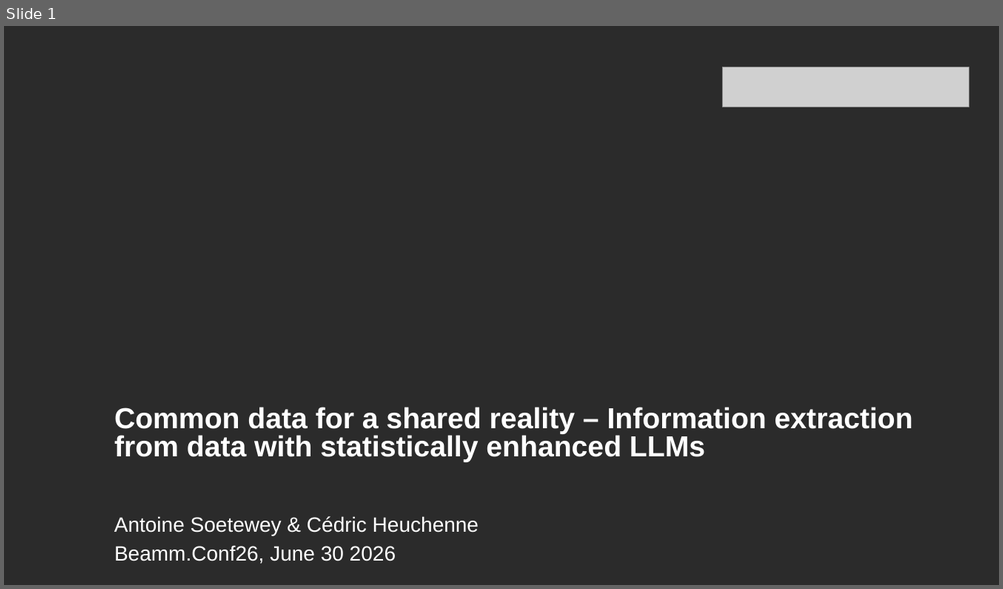
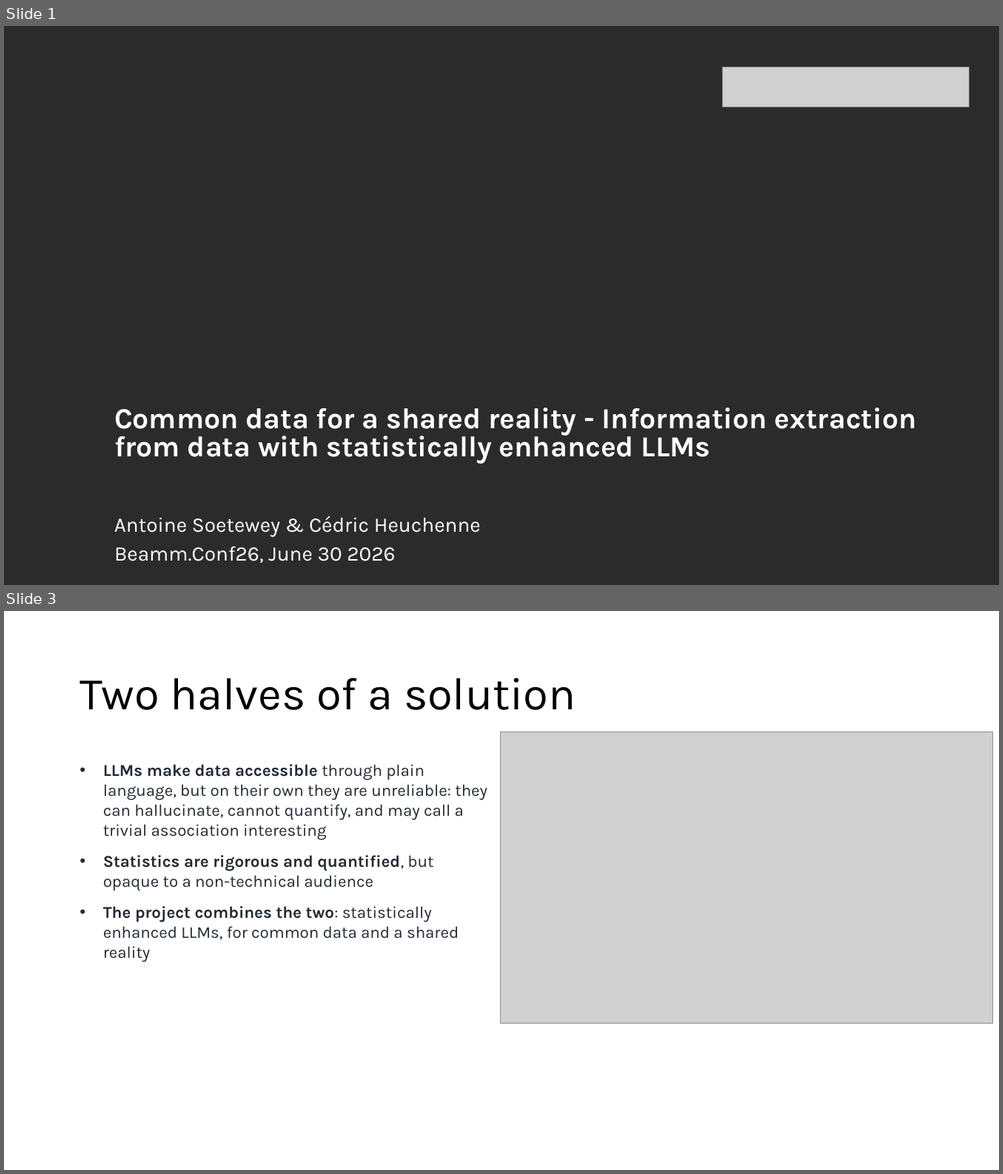
Before and after one commit to AntoineSoetewey/Beamm.Conf26, a slide deck: Slides_AntoineSoetewey_Beamm.Conf26.pptx. Shown one above the other, each under a label of ours: slide 1 before the commit, slides 1 and 3 after it; the slides between them are not shown. The pictures are 1003x589 and 1003x1174 pixels, drawn with LibreOffice and Linux fonts; fonts in the diff are those of the drawing; grey boxes stand for pictures; background and template pictures are left out; a plain dark background stands for a picture behind light text. Boxes give left, top, right and bottom in pixels: in the first picture for what was removed or moved away, otherwise in the second. Text is boxed around its words. In the diff, an @@ line names an element or a change of style, - is before the commit and + after.

```diff
--- a/Slides_AntoineSoetewey_Beamm.Conf26.pptx
+++ b/Slides_AntoineSoetewey_Beamm.Conf26.pptx
@@ slide 3 added at [4,611,999,1170], background #FFFFFF @@
@@ title added at [79,678,576,710], 44 pt, text #000000 @@
+Two halves of a solution
@@ picture added at [500,732,992,1025] @@
@@ text added at [103,764,487,940], 16 pt, text #222A33 @@
+• LLMs make data accessible through plain language, but on their own they are unreliable: they can hallucinate, cannot quantify, and may call a trivial association interesting
+• Statistics are rigorous and quantified, but opaque to a non-technical audience
+• The project combines the two: statistically enhanced LLMs, for common data and a shared reality
@@ slide 1 changed as well @@
@@ text at [114,408,916,464]: text changed; font Arial to Karla @@
-Common data for a shared reality – Information extraction from data with statistically enhanced LLMs
+Common data for a shared reality - Information extraction from data with statistically enhanced LLMs
@@ text "Antoine Soetewey & Cédric Heuchenne" at [114,517,481,537]: font Arial to Karla @@
@@ text "Beamm.Conf26, June 30 2026" at [114,546,395,563]: font Arial to Karla @@
```
Also in this commit, not shown: 1 other slide changed, 25 other slides added, 1 slide removed.
